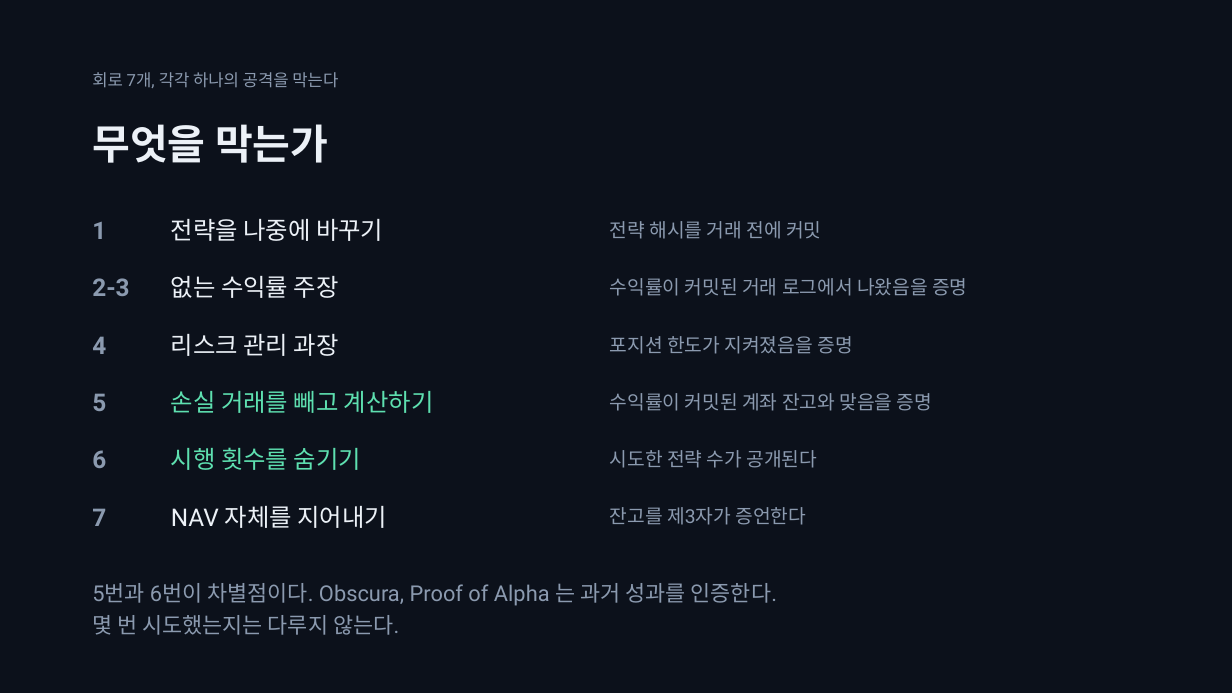
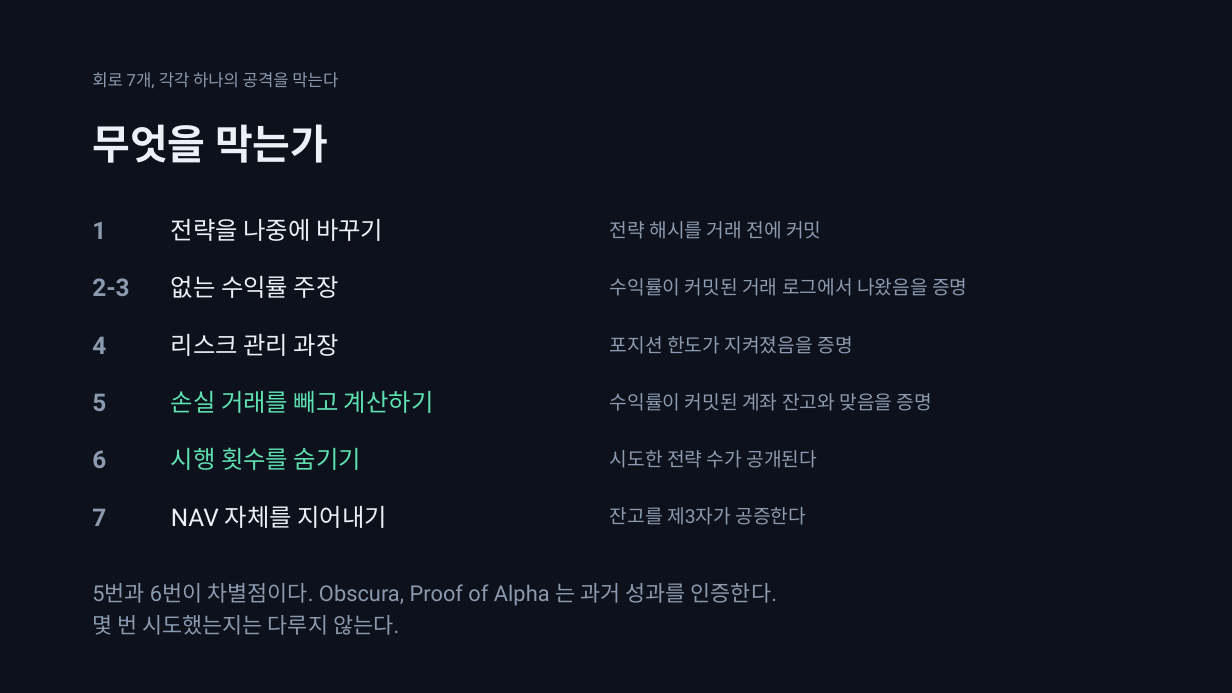
Before and after one commit to SeoDongOk/proof-of-track-record, a slide deck: slide 8 of deck/proof-of-track-record.pptx. Drawn at 1232x693 pixels with LibreOffice and Linux fonts; fonts in the diff are those of the drawing. Boxes give left, top, right and bottom in pixels: in the first picture for what was removed or moved away, otherwise in the second. Text is boxed around its words. In the diff, an @@ line names an element or a change of style, - is before the commit and + after.

```diff
--- a/deck/proof-of-track-record.pptx
+++ b/deck/proof-of-track-record.pptx
@@ text at <box>610,507,806,525</box>: text changed @@
-잔고를 제3자가 증언한다
+잔고를 제3자가 공증한다
```
Also in this commit, not shown: 3 other slides changed, 23 other files.
